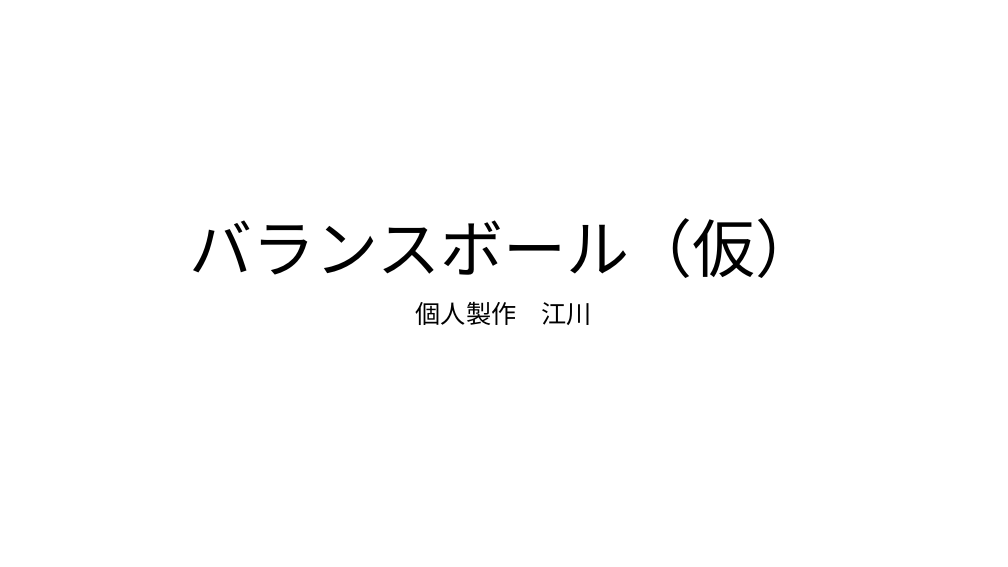
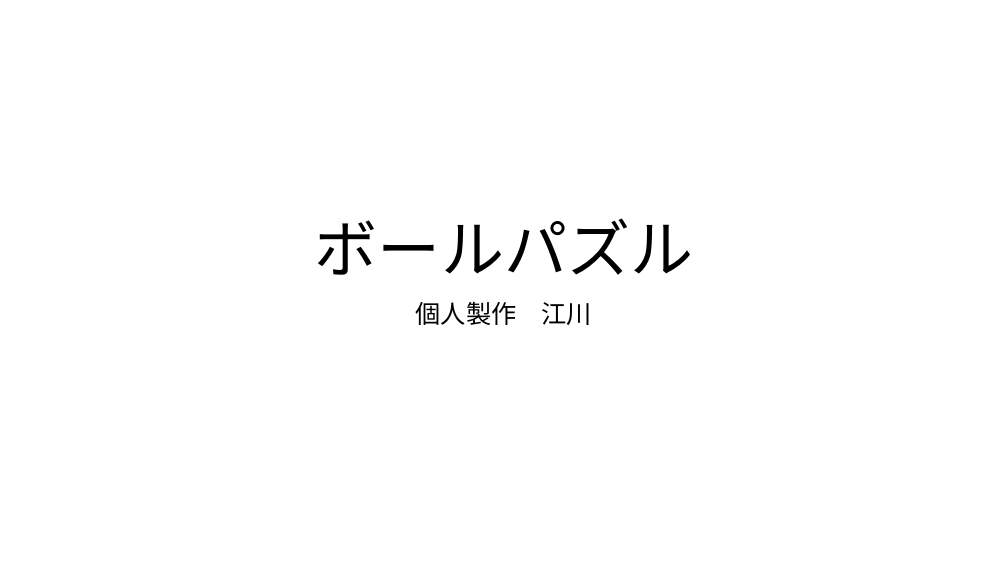
Before and after one commit to egawa110/unitykamo, a slide deck: slide 1 of バランスボール（仮）.pptx. Drawn at 1008x567 pixels with LibreOffice and Linux fonts; fonts in the diff are those of the drawing. Boxes give left, top, right and bottom in pixels: in the first picture for what was removed or moved away, otherwise in the second. Text is boxed around its words. In the diff, an @@ line names an element or a change of style, - is before the commit and + after.

```diff
--- a/バランスボール（仮）.pptx
+++ b/バランスボール（仮）.pptx
@@ title at (x1=315, y1=218, x2=693, y2=275): text changed @@
-バランスボール（仮）
+ボールパズル
```
Also in this commit, not shown: 6 other files.
